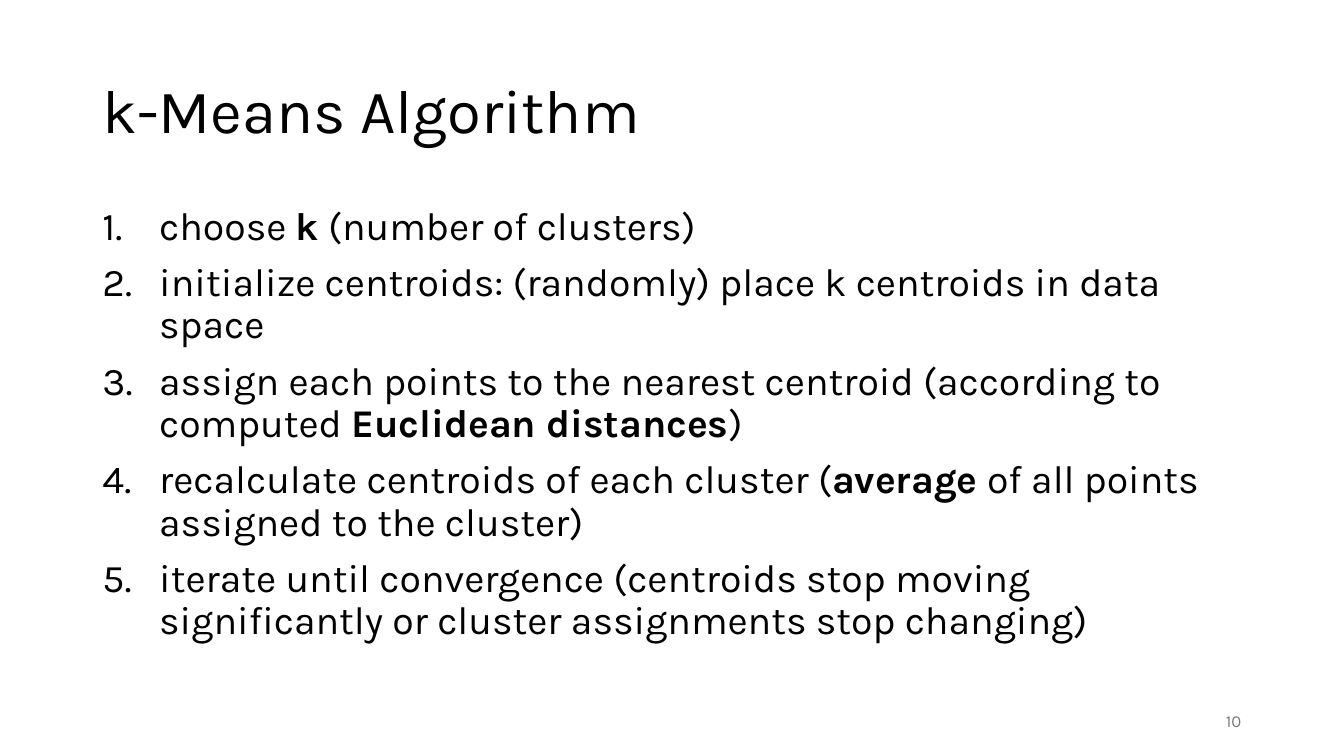
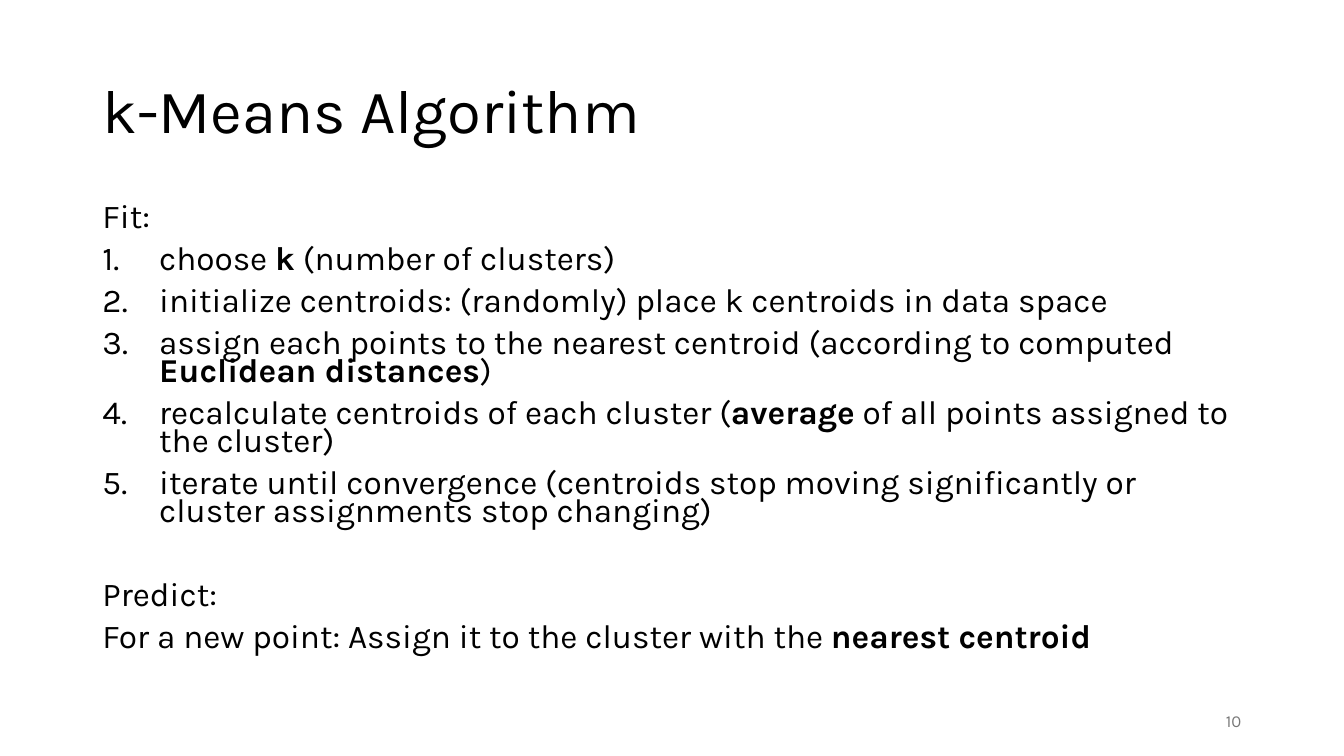
Before and after one commit to FelixWick/data_science, a slide deck: slide 10 of slides/2_clustering.pptx. Drawn at 1344x756 pixels with LibreOffice and Linux fonts; fonts in the diff are those of the drawing. Boxes give left, top, right and bottom in pixels: in the first picture for what was removed or moved away, otherwise in the second. Text is boxed around its words. In the diff, an @@ line names an element or a change of style, - is before the commit and + after.

Commit message:
more details on clustering

```diff
--- a/slides/2_clustering.pptx
+++ b/slides/2_clustering.pptx
@@ text at [102,205,150,229]: paragraph added @@
+Fit:
@@ text at [159,246,1228,530]: size 28 to 23.8 pt in "choose k (number of clusters)", "initialize centroids: (randomly) place k centroids in ...", "assign each points to the nearest centroid ...", "recalculate centroids of each cluster (average of ..." and 1 more places; line spacing 0.9 to 0.7 @@
@@ text at [102,583,1091,657]: paragraphs added @@
+Predict:
+For a new point: Assign it to the cluster with the nearest centroid
```
Also in this commit, not shown: 3 other slides changed, 1 slide added, 1 other file.
